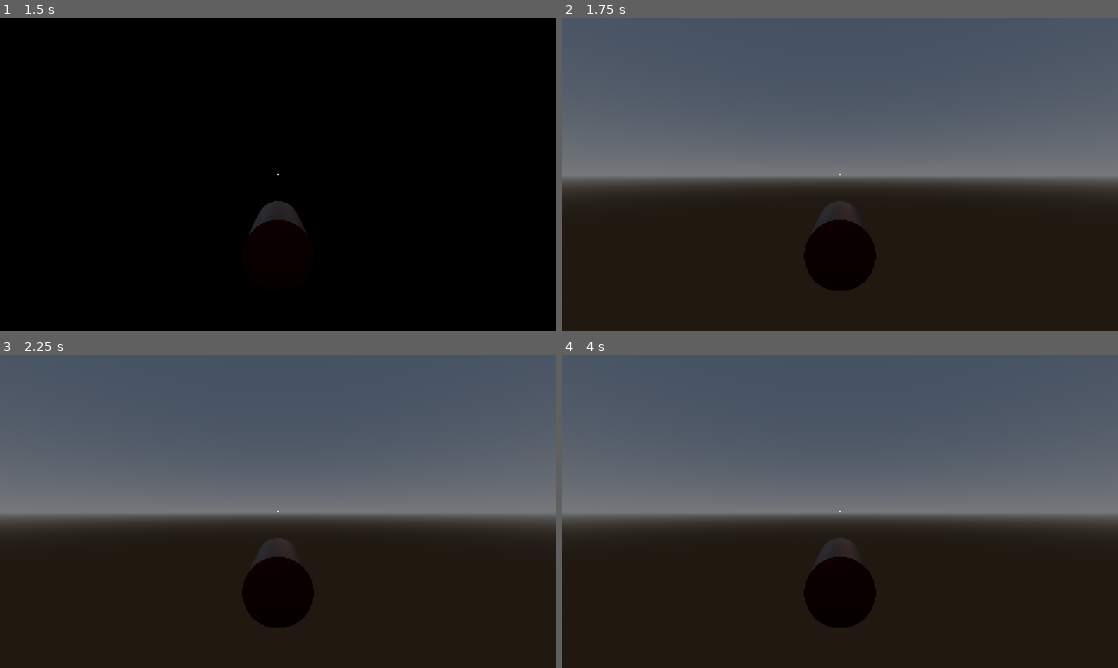
Above: before the commit, frames 1-4 (two rows, left to right).
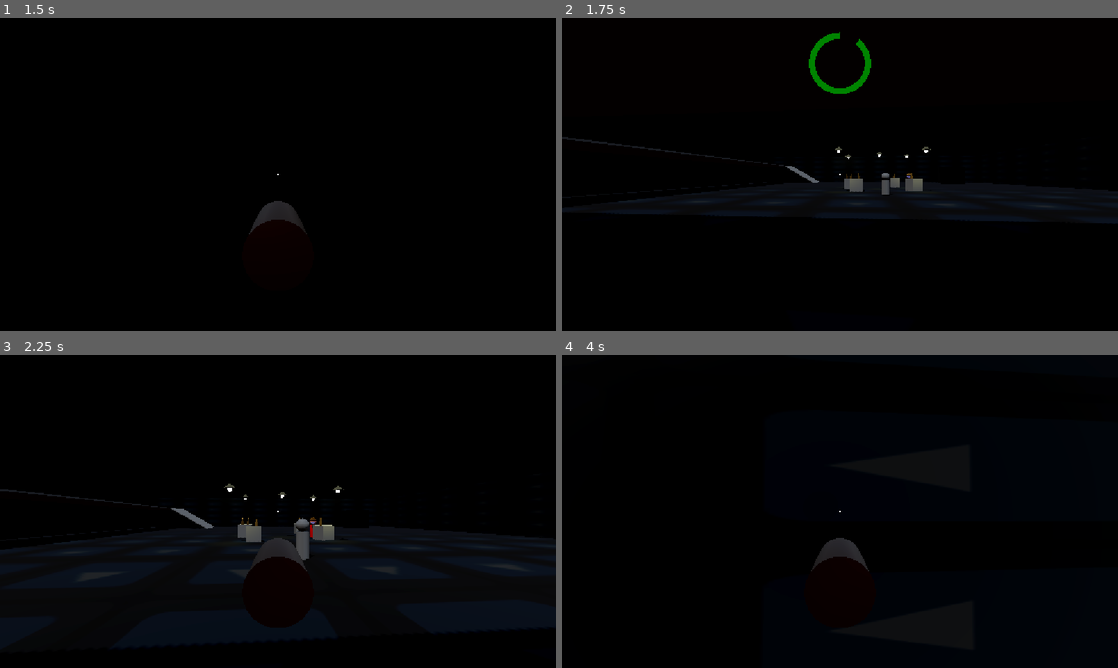
Above: after the commit, the same moments.

Repository: tmrupp/LD60
Game: Godot game, scene res://scenes/fps_test.tscn
Same seed, same stepped clock (60 frames per second), same inputs: the game is played once before the commit and once after it. The engine's default icon, where the game draws it, is replaced by a stand-in: a white triangle on a blue panel in a dark square.
Inputs (mouse positions are in pixels of both pictures, inside the frame that each line leads up to):
- Up to frame 1 (1.5 s): tap Enter at 0.5 s; move the mouse to (305, 174) at 0.52 s; press the mouse at (305, 174) at 0.53 s; hold W (forward) from 0.53 s (still down); tap Space (jump) at 0.77 s; move the mouse to (250, 174) at 1.27 s; release the mouse at (250, 174) at 1.28 s; tap R (recall) at 1.35 s
- Up to frame 2 (1.75 s): keep holding W (forward); tap Space (jump) at 1.52 s; click (812, 174) at 1.55 s
- Up to frame 3 (2.25 s): keep holding W (forward); move the mouse to (289, 505) at 2.02 s; press the mouse at (289, 505) at 2.03 s
- Up to frame 4 (4 s): keep holding W (forward); move the mouse to (834, 517) at 2.77 s; release the mouse at (834, 517) at 2.78 s; click (834, 517) at 2.85 s; tap Space (jump) at 3.02, 3.77 s; move the mouse to (878, 514) at 3.52 s; hold R (recall) from 3.53 s (still down); click (878, 514) at 3.8 s

Frame 1 is identical in both runs. In frame 2, 93% of the frame differs, in the area x 0-100%, y 0-100%; in frame 3, 75%; in frame 4, 95%.

Commit message:
set bullet start orientation to natural bounce angle after ricochet

Diff:
--- a/scripts/bullet.gd
+++ b/scripts/bullet.gd
@@ -7,6 +7,7 @@
 const MOUSE_SENSITIVITY = 0.002
 
 var flying : bool
+var ready_to_shoot : bool
 var ignore_collision : Node3D
 var on_bullet_hit_callback : Variant = null
 var on_bullet_ricochet_callback : Variant = null
@@ -27,22 +28,24 @@
 
 func _unhandled_input(event: InputEvent) -> void:
 	if not flying:
-		if event is InputEventMouseMotion and Input.mouse_mode == Input.MOUSE_MODE_CAPTURED:
-			rotate(basis.y, -event.relative.x * MOUSE_SENSITIVITY)
-			rotate(basis.x, -event.relative.y * MOUSE_SENSITIVITY)
-			basis = basis.orthonormalized()
+		if ready_to_shoot:
+			if event is InputEventMouseMotion and Input.mouse_mode == Input.MOUSE_MODE_CAPTURED:
+				rotate(basis.y, -event.relative.x * MOUSE_SENSITIVITY)
+				rotate(basis.x, -event.relative.y * MOUSE_SENSITIVITY)
+				basis = basis.orthonormalized()
 
-		if event.is_action_pressed("shoot"):
-			if body and body.has_node("Bouncable"):
-				var bouncable = body.get_node("Bouncable")
-				bouncable.bounce(self)
-				#print("shot a bouncable")
-			flying = true
-			if on_bullet_hit_callback != null:
-				on_bullet_ricochet_callback.call()
+			if event.is_action_pressed("shoot"):
+				if body and body.has_node("Bouncable"):
+					var bouncable = body.get_node("Bouncable")
+					bouncable.bounce(self)
+					#print("shot a bouncable")
+				flying = true
+				ready_to_shoot = false
+				if on_bullet_hit_callback != null:
+					on_bullet_ricochet_callback.call()
 
-			var tween = get_tree().create_tween().bind_node(self)
-			tween.tween_property(camera, "position", camera_pos_during_flight, 0.1)
+				var tween = get_tree().create_tween().bind_node(self)
+				tween.tween_property(camera, "position", camera_pos_during_flight, 0.1)
 	else: # if flying
 		if event.is_action_pressed("recall"):
 			pass
@@ -56,6 +59,8 @@
 var body
 func on_raycast_collision():
 	var other = ray_cast_3d.get_collider()
+	if other == null:
+		return
 
 	if ignore_collision != null and other == ignore_collision:
 		return
@@ -65,6 +70,7 @@
 
 	print("body entered: ", other.name)
 	body = other
+
 	flying = false
 
 	ignore_collision = other
@@ -75,3 +81,14 @@
 	# begin moving the camera to the position offset used for aiming
 	var tween = get_tree().create_tween().bind_node(self)
 	tween.tween_property(camera, "position", camera_pos_during_aiming, 0.1)
+
+	# begin rotating the bullet to face in the direction of a natural bounce
+	var norm = ray_cast_3d.get_collision_normal()
+	var incident = -global_basis.z
+	tween.set_parallel()
+	tween.tween_property(self, "global_basis", Basis.looking_at(incident.bounce(norm)), 0.1)
+	tween.tween_method(func(_v): global_basis = global_basis.orthonormalized(), 0, 0, 0.1)
+	tween.set_parallel(false)
+	tween.tween_callback(func():
+		ready_to_shoot = true
+	)
